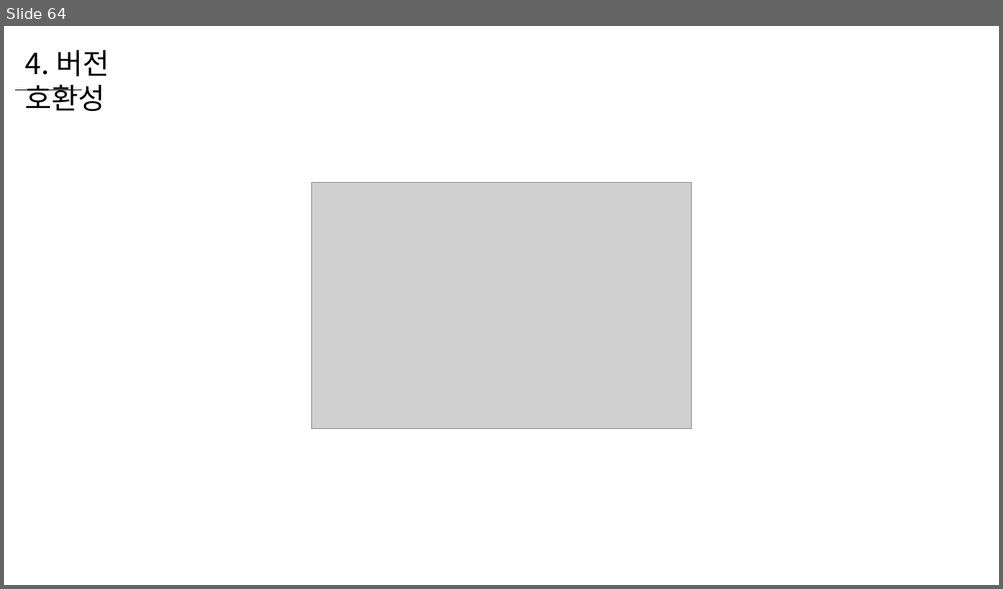
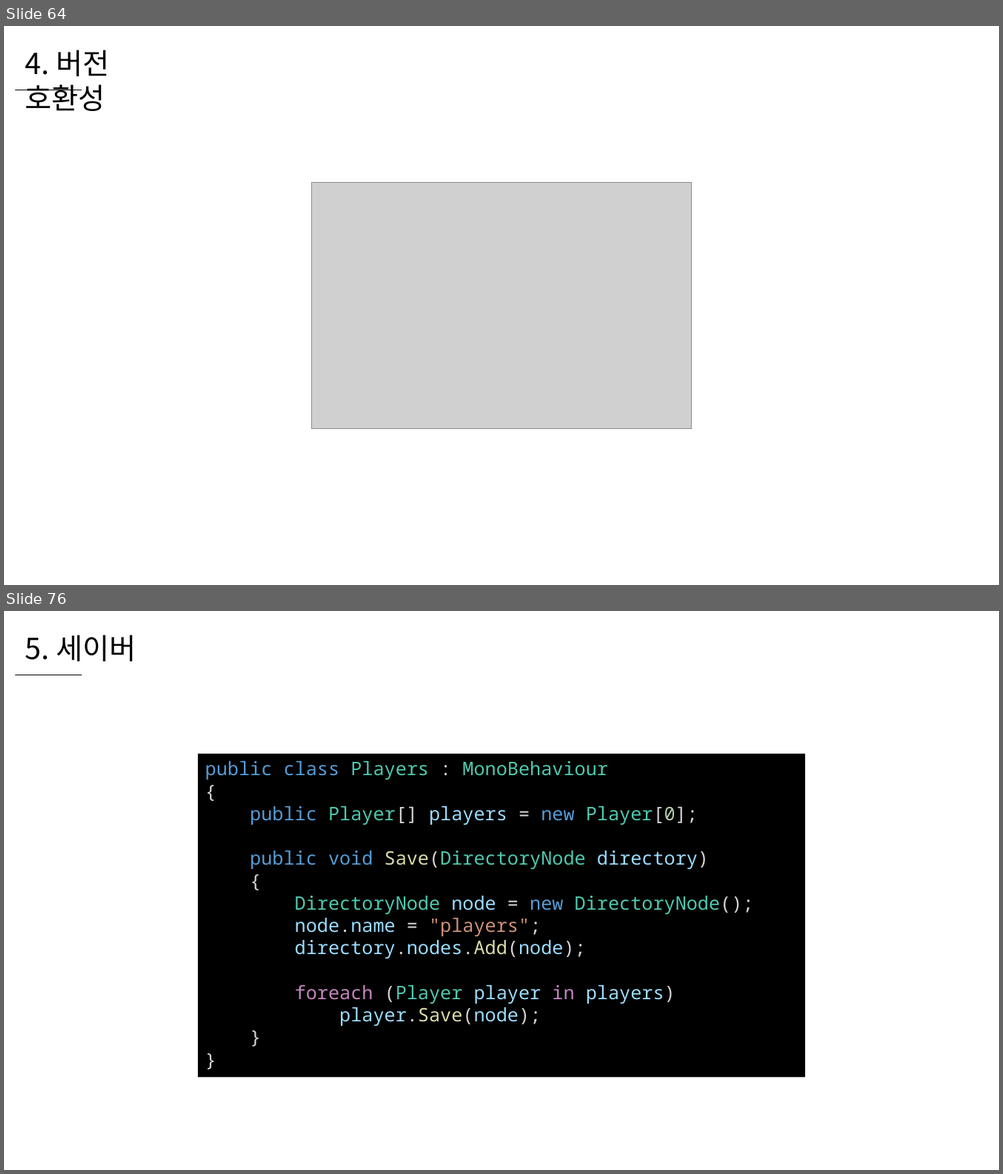
Before and after one commit to WooLyung/2022-Unity-Lecture, a slide deck: 5 - 데이터 관리 심화.pptx. Shown one above the other, each under a label of ours: slide 64 before the commit, slides 64 and 76 after it; the slides between them are not shown. The pictures are 1003x589 and 1003x1174 pixels, drawn with LibreOffice and Linux fonts; fonts in the diff are those of the drawing; grey boxes stand for pictures. Boxes give left, top, right and bottom in pixels: in the first picture for what was removed or moved away, otherwise in the second. Text is boxed around its words. In the diff, an @@ line names an element or a change of style, - is before the commit and + after.

```diff
--- a/5 - 데이터 관리 심화.pptx
+++ b/5 - 데이터 관리 심화.pptx
@@ slide 76 added at (x1=4, y1=611, x2=999, y2=1170), background #FFFFFF @@
@@ text added at (x1=25, y1=635, x2=136, y2=661), 28 pt, text #000000 @@
+5. 세이버
@@ line added from (14, 675) to (82, 675), #000000 0.5 pt @@
@@ rectangle added at (x1=198, y1=754, x2=805, y2=1077), fill #000000, 18 pt, text #4EC9B0 @@
+public class Players : MonoBehaviour
+{
+public Player[] players = new Player[0];
+public void Save(DirectoryNode directory)
+{
+DirectoryNode node = new DirectoryNode();
+node.name = "players";
+directory.nodes.Add(node);
+foreach (Player player in players)
+player.Save(node);
+}
+}
```
Also in this commit, not shown: 2 slides changed, 16 other slides added.
